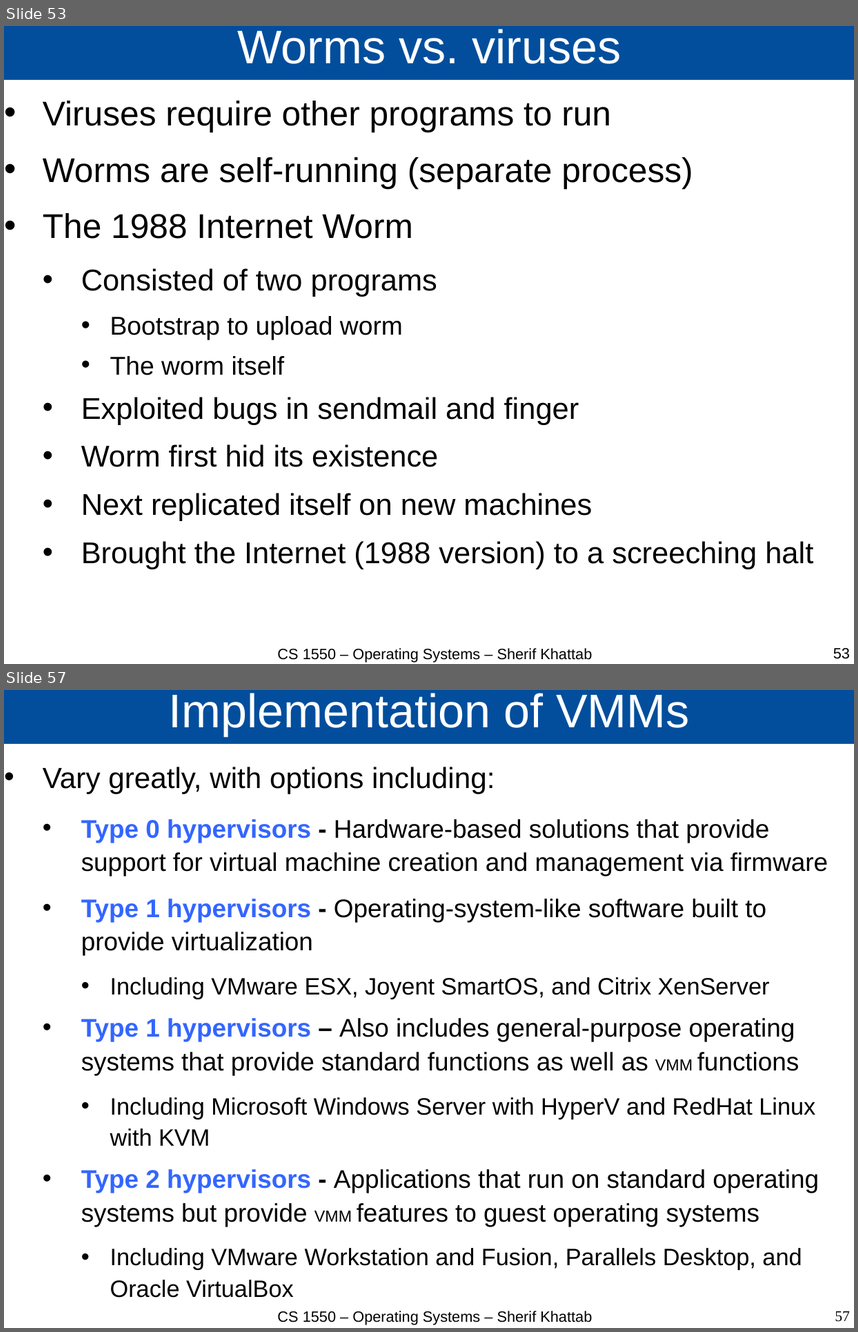
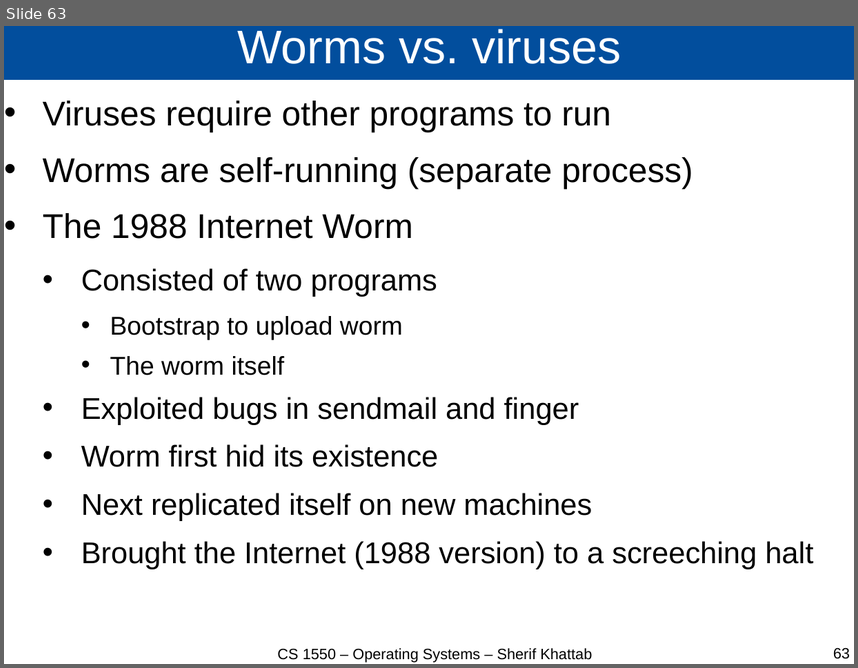
Before and after one commit to cs1550-2244/cs1550-code-handouts, a slide deck: DraftSlides/Lecture26.pptx. Shown one above the other, each under a label of ours: slides 53 and 57 before the commit, slide 63 after it; the slides between them are not shown. The pictures are 858x1332 and 858x668 pixels, drawn with LibreOffice and Linux fonts; fonts in the diff are those of the drawing. Boxes give left, top, right and bottom in pixels: in the first picture for what was removed or moved away, otherwise in the second. Text is boxed around its words. In the diff, an @@ line names an element or a change of style, - is before the commit and + after.

```diff
--- a/DraftSlides/Lecture26.pptx
+++ b/DraftSlides/Lecture26.pptx
@@ slide 57 removed at box(4, 690, 854, 1328), background #FFFFFF @@
@@ title removed at box(4, 690, 854, 744) @@
-Implementation of VMMs
@@ text removed at box(43, 767, 828, 1297) @@
-• Vary greatly, with options including:
-  • Type 0 hypervisors - Hardware-based solutions that provide support for virtual machine creation and management via firmware
-  • Type 1 hypervisors - Operating-system-like software built to provide virtualization
-    • Including VMware ESX, Joyent SmartOS, and Citrix XenServer
-  • Type 1 hypervisors – Also includes general-purpose operating systems that provide standard functions as well as VMM functions
-    • Including Microsoft Windows Server with HyperV and RedHat Linux with KVM
-  • Type 2 hypervisors - Applications that run on standard operating systems but provide VMM features to guest operating systems
-    • Including VMware Workstation and Fusion, Parallels Desktop, and Oracle VirtualBox
@@ text removed at box(277, 1310, 592, 1325) @@
-CS 1550 – Operating Systems – Sherif Khattab
@@ page number removed at box(835, 1310, 850, 1321) @@
-57
@@ what was slide 53 is now slide 63 @@
@@ page number at box(833, 648, 850, 659): text changed @@
-53
+63
```
Also in this commit, not shown: 10 slides changed, 12 slides added, 5 other slides removed, 3 other files.
